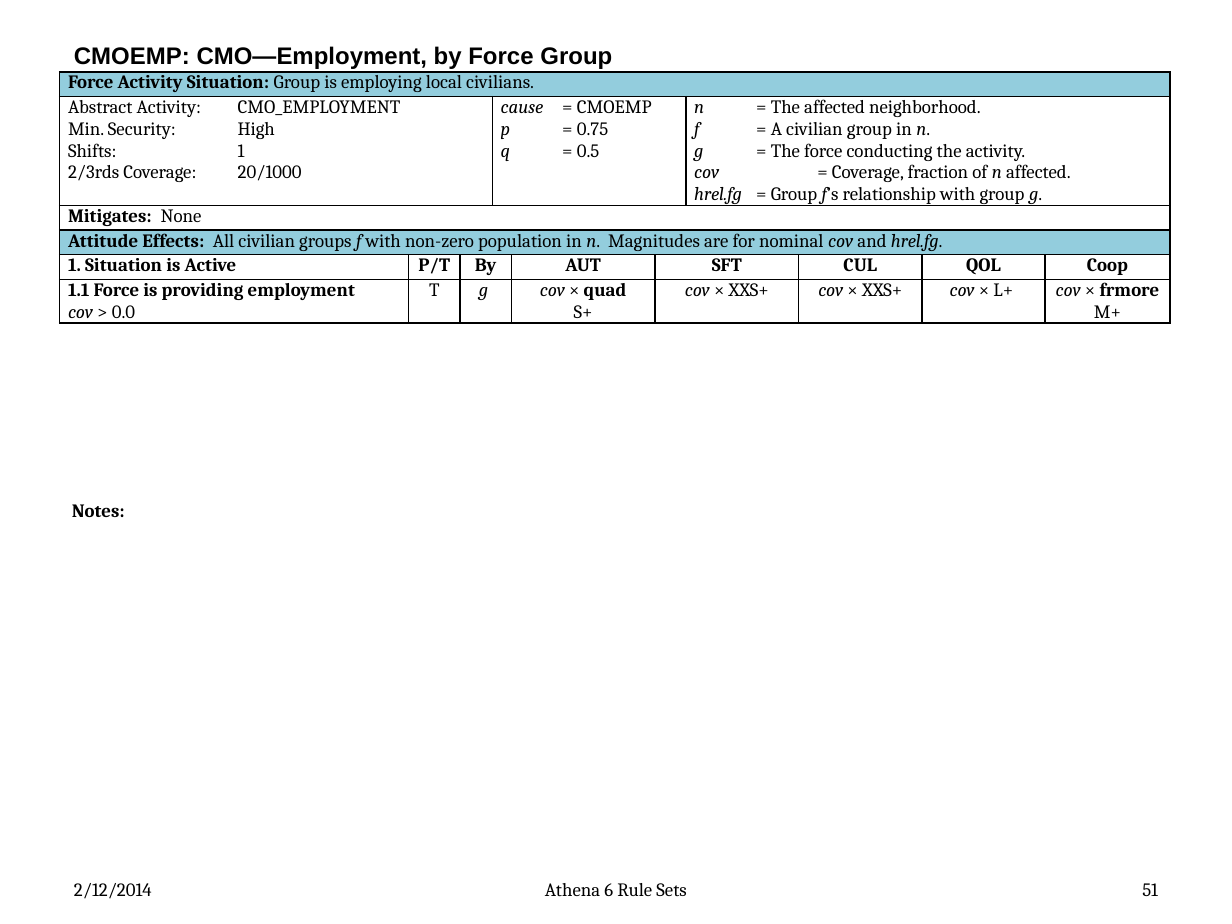
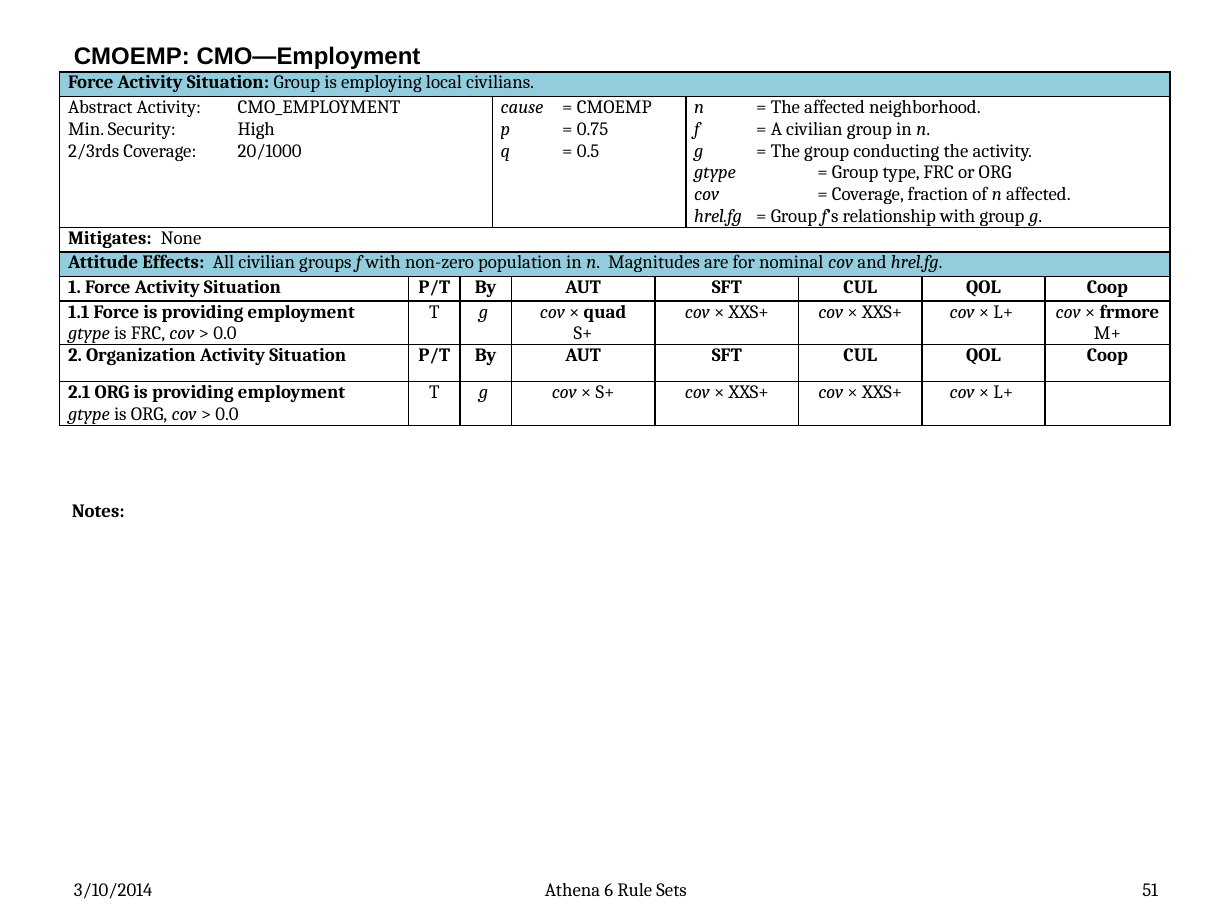
Before and after one commit to AthenaModel/athena-legacy, a slide deck: slide 51 of docs/dev/rules.pptx. Drawn at 1232x924 pixels with LibreOffice and Linux fonts; fonts in the diff are those of the drawing. Boxes give left, top, right and bottom in pixels: in the first picture for what was removed or moved away, otherwise in the second. Text is boxed around its words. In the diff, an @@ line names an element or a change of style, - is before the commit and + after.

```diff
--- a/docs/dev/rules.pptx
+++ b/docs/dev/rules.pptx
@@ title at [74, 46, 421, 69]: text changed @@
-CMOEMP: CMO—Employment, by Force Group
+CMOEMP: CMO—Employment
@@ table at [59, 71, 1169, 432] @@
-row 2, column 1: Abstract Activity: CMO_EMPLOYMENT / Min. Security: High / Shifts: 1 / 2/3rds Coverage: 20/1000
+row 2, column 1: Abstract Activity: CMO_EMPLOYMENT / Min. Security: High / 2/3rds Coverage: 20/1000
-row 2, column 7: n = The affected neighborhood. / f = A civilian group in n. / g = The force conducting the activity. / cov = Coverage, fraction of n affected. / hrel.fg = Group f’s relationship with group g.
+row 2, column 7: n = The affected neighborhood. / f = A civilian group in n. / g = The group conducting the activity. / gtype = Group type, FRC or ORG / cov = Coverage, fraction of n affected. / hrel.fg = Group f’s relationship with group g.
-row 5: 1. Situation is Active | P/T | By |  | AUT | SFT |  | CUL | QOL | Coop
-row 6: 1.1 Force is providing employment / cov > 0.0 | T | g |  | cov × quad / S+ | cov × XXS+ |  | cov × XXS+ | cov × L+ | cov × frmore / M+
+row 5: 1. Force Activity Situation | P/T | By |  | AUT | SFT |  | CUL | QOL | Coop
+row 6: 1.1 Force is providing employment / gtype is FRC, cov > 0.0 | T | g |  | cov × quad / S+ | cov × XXS+ |  | cov × XXS+ | cov × L+ | cov × frmore / M+
+row 7: 2. Organization Activity Situation | P/T | By |  | AUT | SFT |  | CUL | QOL | Coop
+row 8: 2.1 ORG is providing employment / gtype is ORG, cov > 0.0 | T | g |  | cov × S+ | cov × XXS+ |  | cov × XXS+ | cov × L+ | 
@@ text at [74, 883, 152, 899]: text changed @@
-2/12/2014
+3/10/2014
```
Also in this commit, not shown: 70 other slides changed, 10 slides removed, 10 other files.
